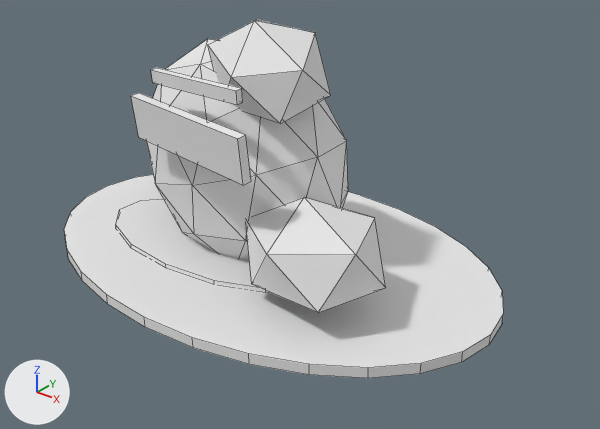
Renders of the FBX model SourceAssets/Exports/Props/Giants/BloodAxe/StrongholdApproach/CairnMarkers/SM_GIA_BloodAxeApproachCairnMarker_A01/SM_GIA_BloodAxeApproachCairnMarker_A01.fbx from each side of a commit.
Camera for both pictures: a 50 mm camera at (286.0, -327.0, 238.0) aimed at (25.0, 0.0, 35.0). Arrows for +X, +Y and +Z are at lower left; the lights stay in place. The picture after the commit comes second. Mesh edges are drawn as thin lines.

The first picture shows 'LOD0_ApproachMarker_AshMudBase', 'LOD0_ApproachMarker_BloodAxeCloth_HangingRouteBeat', 'LOD0_ApproachMarker_MudScuff', 'LOD0_ApproachMarker_RawhideWrap_UnderCap', 'LOD0_ApproachMarker_Stone_LeaningPrimary', 'LOD0_ApproachMarker_Stone_OffsetCap', 'LOD0_ApproachMarker_Stone_SunkFootRight'.
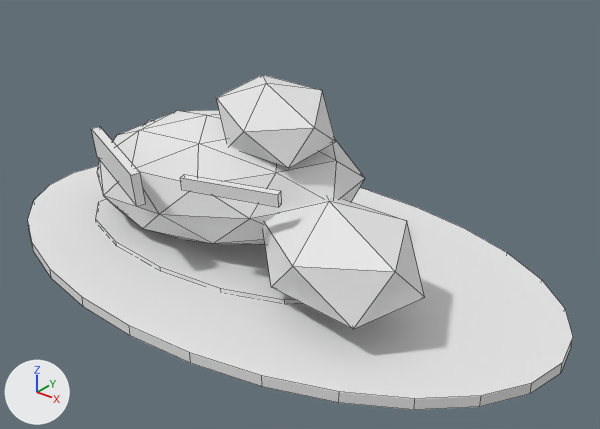
Not visible in the pictures: 'LOD0_ApproachMarker_Stone_SunkOuterFoot'.

What changed in the scene script:
```text
Change me_cylinder:
    remove me_cylinder.from_pydata(...)  # 56 vertices, 30 faces; spans x -145.0..145.0, y -96.0..96.0, z -3.0..3.0
    add me_cylinder.from_pydata(...)  # 56 vertices, 30 faces; spans x -182.0..182.0, y -106.0..106.0, z -3.0..3.0
    me_cylinder part 2: the whole mesh is scaled about its middle by (1.26, 1.1, 1)
Change me_icosphere_002:
    remove me_icosphere_002.from_pydata(...)  # 12 vertices, 20 faces; spans x -43.7..43.7, y -34.1..34.1, z -29.6..29.6
    add me_icosphere_002.from_pydata(...)  # 12 vertices, 20 faces; spans x -50.5..50.5, y -37.6..37.6, z -29.6..29.6
    me_icosphere_002 part 1: 12 of 12 vertices moved; they spanned x -43.7..43.7, y -34.1..34.1, z -29.6..29.6 and now span x -50.5..50.5, y -37.6..37.6, z -29.6..29.6; mean shift (0.0, 0.0, 0.0)
Add me_cube_002_1:
    me_cube_002_1.from_pydata([(-25.5, -9.1, -3.6), (-25.3, -9.6, 3.4), (-26.6, -5.3, -3.4), (-26.4, -5.8, 3.6), (26.4, 5.8, -3.6), (26.6, 5.3, 3.4), (25.3, 9.6, -3.4), (25.5, 9.1, 3.6)], [], [(0, 1, 3, 2), (2, 3, 7, 6), (6, 7, 5, 4), (4, 5, 1, 0), (2, 6, 4, 0), (7, 3, 1, 5)])
    me_cube_002_1.materials.append(mat_m_gia_bloodaxecairnvariants_vertexcolor_a01)  # white #e7e7e7
Add me_cube_001_1:
    me_cube_001_1.from_pydata([(-36.3, 14.3, -9.2), (-37.0, 12.9, 8.7), (-34.3, 18.9, -8.7), (-34.9, 17.4, 9.2), (34.9, -17.4, -9.2), (34.3, -18.9, 8.7), (37.0, -12.9, -8.7), (36.3, -14.3, 9.2)], [], [(0, 1, 3, 2), (2, 3, 7, 6), (6, 7, 5, 4), (4, 5, 1, 0), (2, 6, 4, 0), (7, 3, 1, 5)])
    me_cube_001_1.materials.append(mat_m_gia_bloodaxecairnvariants_vertexcolor_a01)  # white #e7e7e7
Remove ob_lod0_approachmarker_bloodaxecloth_hangingroutebeat:
    ob_lod0_approachmarker_bloodaxecloth_hangingroutebeat = bpy.data.objects.new('LOD0_ApproachMarker_BloodAxeCloth_HangingRouteBeat', me_cube_001)
Remove ob_lod0_approachmarker_stone_leaningprimary:
    ob_lod0_approachmarker_stone_leaningprimary = bpy.data.objects.new('LOD0_ApproachMarker_Stone_LeaningPrimary', me_icosphere)
Change ob_lod0_approachmarker_stone_sunkfootright:
    ob_lod0_approachmarker_stone_sunkfootright.location: (55.4, -27.9, 34.0) -> (69.7, -25.4, 36.0)
Remove ob_lod0_approachmarker_rawhidewrap_undercap:
    ob_lod0_approachmarker_rawhidewrap_undercap = bpy.data.objects.new('LOD0_ApproachMarker_RawhideWrap_UnderCap', me_cube_002)
Remove ob_lod0_approachmarker_stone_offsetcap:
    ob_lod0_approachmarker_stone_offsetcap = bpy.data.objects.new('LOD0_ApproachMarker_Stone_OffsetCap', me_icosphere_003)
Add ob_lod0_approachmarker_rawhidewrap_approachedgetie:
    ob_lod0_approachmarker_rawhidewrap_approachedgetie = bpy.data.objects.new('LOD0_ApproachMarker_RawhideWrap_ApproachEdgeTie', me_cube_002_1)
    ob_lod0_approachmarker_rawhidewrap_approachedgetie.location = (22.6, -52.7, 68.0)
Add ob_lod0_approachmarker_stone_broadshoulder:
    ob_lod0_approachmarker_stone_broadshoulder = bpy.data.objects.new('LOD0_ApproachMarker_Stone_BroadShoulder', me_icosphere_1)  # 42 vertices, 80 faces; spans x -92.0..92.0, y -54.0..54.0, z -39.0..39.0; in mat_m_gia_bloodaxecairnvariants_vertexcolor_a01 (white #e7e7e7)
    ob_lod0_approachmarker_stone_broadshoulder.location = (-38.0, 2.0, 42.0)
Add ob_lod0_approachmarker_bloodaxecloth_sidewarningbeat:
    ob_lod0_approachmarker_bloodaxecloth_sidewarningbeat = bpy.data.objects.new('LOD0_ApproachMarker_BloodAxeCloth_SideWarningBeat', me_cube_001_1)
    ob_lod0_approachmarker_bloodaxecloth_sidewarningbeat.location = (-60.2, -56.0, 62.0)
Add ob_lod0_approachmarker_stone_sunkouterfoot:
    ob_lod0_approachmarker_stone_sunkouterfoot = bpy.data.objects.new('LOD0_ApproachMarker_Stone_SunkOuterFoot', me_icosphere_001_1)  # 12 vertices, 20 faces; spans x -41.2..41.2, y -28.4..28.4, z -21.4..21.4; in mat_m_gia_bloodaxecairnvariants_vertexcolor_a01 (white #e7e7e7)
    ob_lod0_approachmarker_stone_sunkouterfoot.location = (-101.1, 32.8, 28.0)
Add ob_lod0_approachmarker_stone_lowoffsetcap:
    ob_lod0_approachmarker_stone_lowoffsetcap = bpy.data.objects.new('LOD0_ApproachMarker_Stone_LowOffsetCap', me_icosphere_003_1)  # 12 vertices, 20 faces; spans x -37.6..37.6, y -29.5..29.5, z -21.2..21.2; in mat_m_gia_bloodaxecairnvariants_vertexcolor_a01 (white #e7e7e7)
    ob_lod0_approachmarker_stone_lowoffsetcap.location = (8.0, -0.8, 88.0)
```

Where the change shows, as pixel boxes [x1, y1, x2, y2] in the pictures (600 x 429 px):
'LOD0_ApproachMarker_AshMudBase', rescaled (24% wider, 20% taller): before [64, 175, 503, 378]; after [28, 166, 573, 410]
'LOD0_ApproachMarker_Stone_LeaningPrimary', deleted: before [146, 39, 348, 260]
'LOD0_ApproachMarker_Stone_BroadShoulder', added: after [97, 110, 365, 245]
'LOD0_ApproachMarker_Stone_SunkFootRight', reshaped, moved (15% wider, 14% taller): before [246, 197, 386, 313]; after [263, 197, 424, 329]
'LOD0_ApproachMarker_Stone_OffsetCap', deleted: before [208, 20, 331, 124]
'LOD0_ApproachMarker_Stone_LowOffsetCap', added: after [216, 74, 336, 168]
'LOD0_ApproachMarker_BloodAxeCloth_HangingRouteBeat', deleted: before [131, 93, 251, 185]
'LOD0_ApproachMarker_BloodAxeCloth_SideWarningBeat', added: after [91, 126, 146, 206]
'LOD0_ApproachMarker_RawhideWrap_ApproachEdgeTie', added: after [180, 174, 282, 207]
'LOD0_ApproachMarker_RawhideWrap_UnderCap', deleted: before [151, 68, 243, 105]
